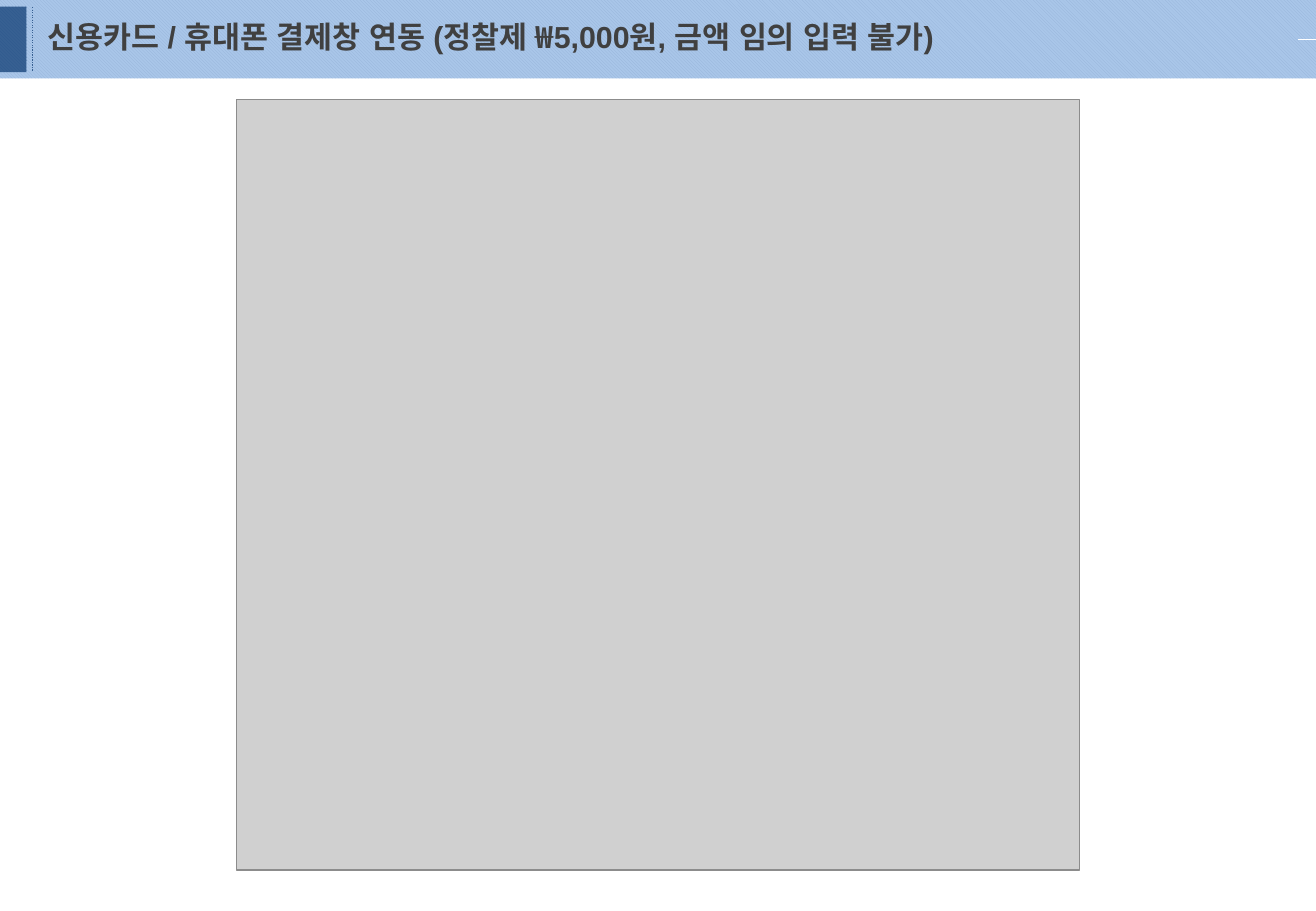
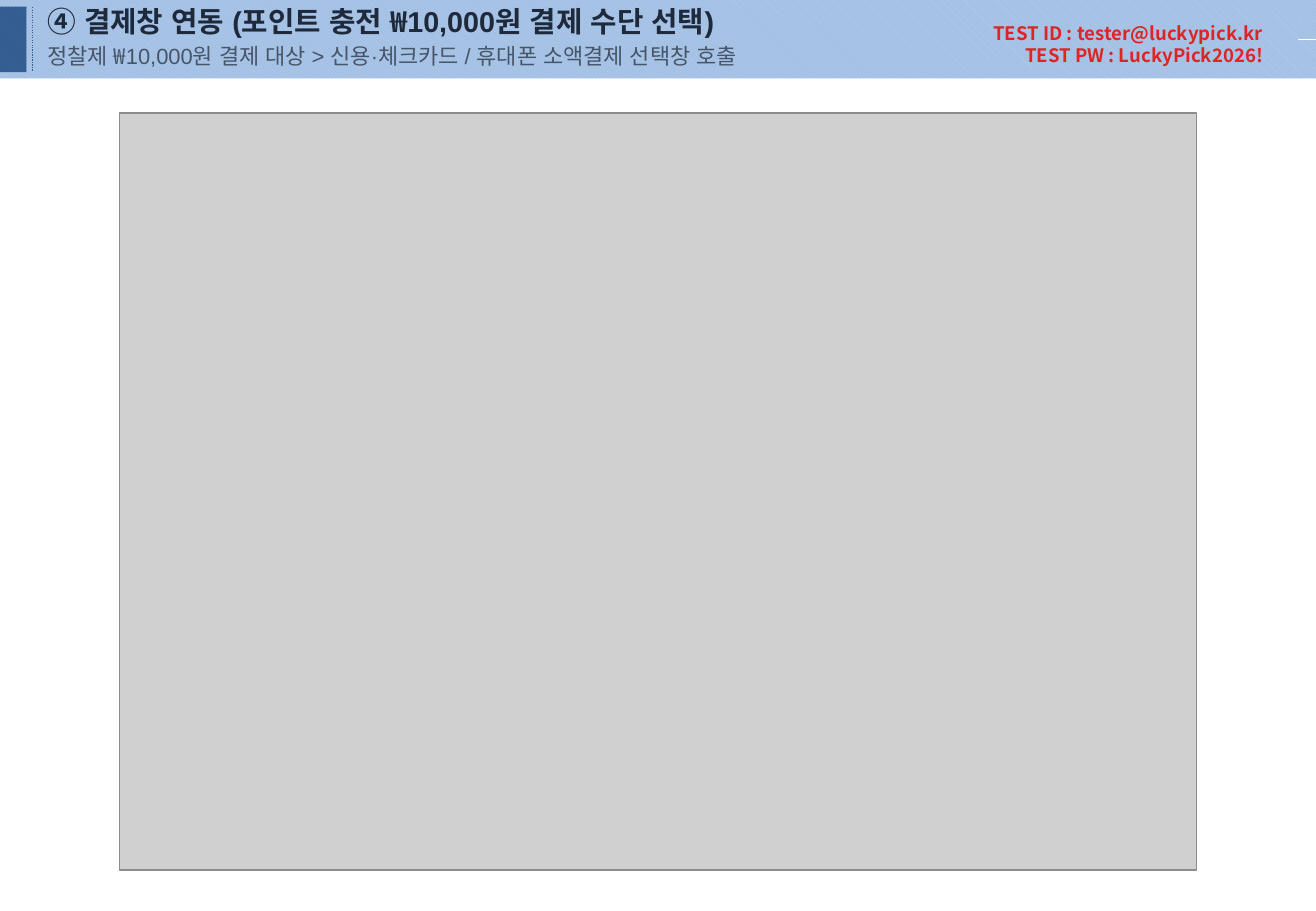
Before and after one commit to majicboy56575-dotcom/LuckyPick, a slide deck: slide 5 of 신용카드 검수요청서(럭키픽).pptx. Drawn at 1316x911 pixels with LibreOffice and Linux fonts; fonts in the diff are those of the drawing; grey boxes stand for pictures. Boxes give left, top, right and bottom in pixels: in the first picture for what was removed or moved away, otherwise in the second. Text is boxed around its words. In the diff, an @@ line names an element or a change of style, - is before the commit and + after.

```diff
--- a/신용카드 검수요청서(럭키픽).pptx
+++ b/신용카드 검수요청서(럭키픽).pptx
@@ text at (x1=47, y1=7, x2=737, y2=67): text changed; size 18 to 13 pt; text colour #404040 to #475569; bold off @@
-신용카드 / 휴대폰 결제창 연동 (정찰제 ₩5,000원, 금액 임의 입력 불가)
+④ 결제창 연동 (포인트 충전 ₩10,000원 결제 수단 선택)
+정찰제 ₩10,000원 결제 대상 > 신용·체크카드 / 휴대폰 소액결제 선택창 호출
@@ text added at (x1=993, y1=25, x2=1263, y2=66), 11 pt, text #DC2626, bold @@
+TEST ID : tester@luckypick.kr
+TEST PW : LuckyPick2026!
@@ picture resized from (x1=237, y1=100, x2=1080, y2=870) to (x1=119, y1=113, x2=1197, y2=870) @@
```
Also in this commit, not shown: 6 other slides changed, 4 slides added, 1 slide removed, 8 other files.
